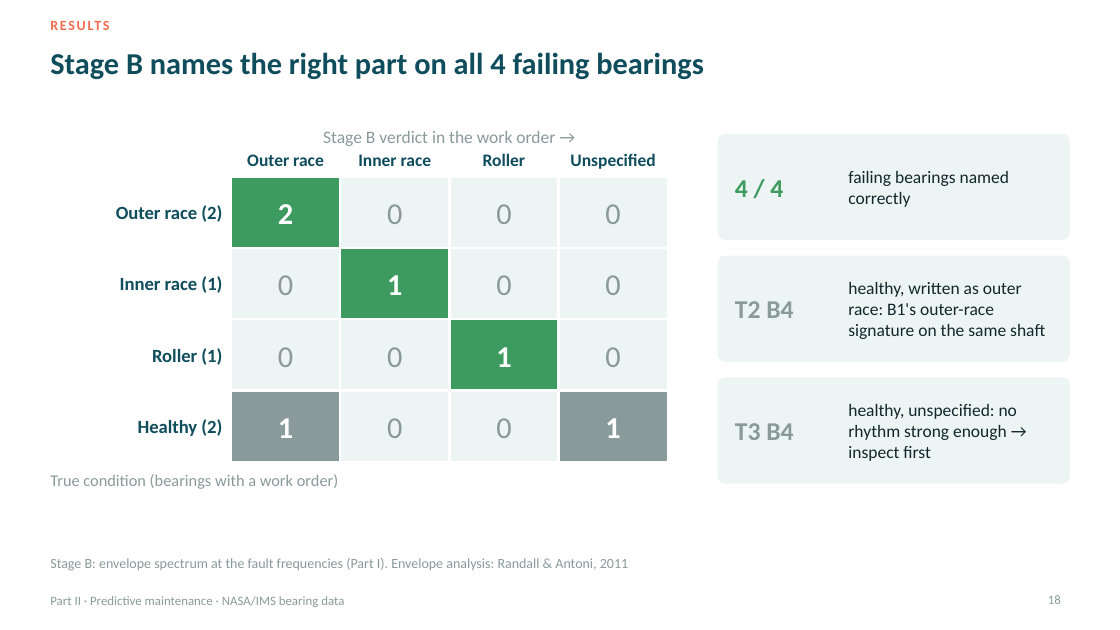
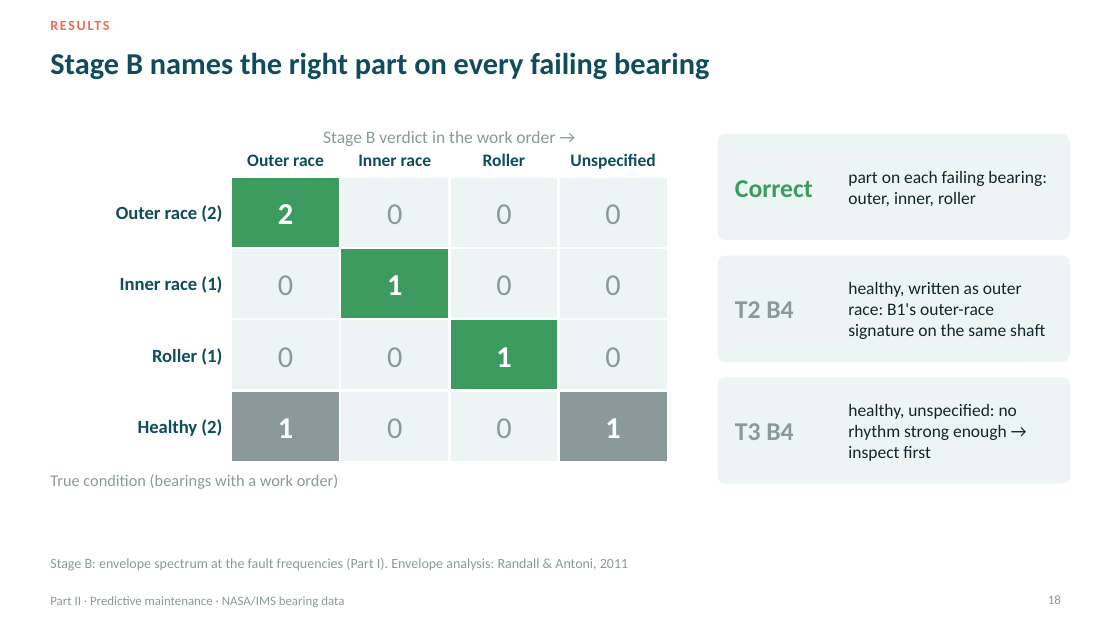
Before and after one commit to Adrian-Jotham/AISmartFactory, a slide deck: slide 18 of final.pptx. Drawn at 1120x630 pixels with LibreOffice and Linux fonts; fonts in the diff are those of the drawing. Boxes give left, top, right and bottom in pixels: in the first picture for what was removed or moved away, otherwise in the second. Text is boxed around its words. In the diff, an @@ line names an element or a change of style, - is before the commit and + after.

```diff
--- a/final.pptx
+++ b/final.pptx
@@ title at [50, 52, 709, 79]: text changed @@
-Stage B names the right part on all 4 failing bearings
+Stage B names the right part on every failing bearing
@@ text at [848, 171, 1046, 206]: text changed @@
-failing bearings named correctly
+part on each failing bearing: outer, inner, roller
@@ text at [735, 180, 813, 197]: text changed @@
-4 / 4
+Correct
```
Also in this commit, not shown: 9 other slides changed, 1 other file.
